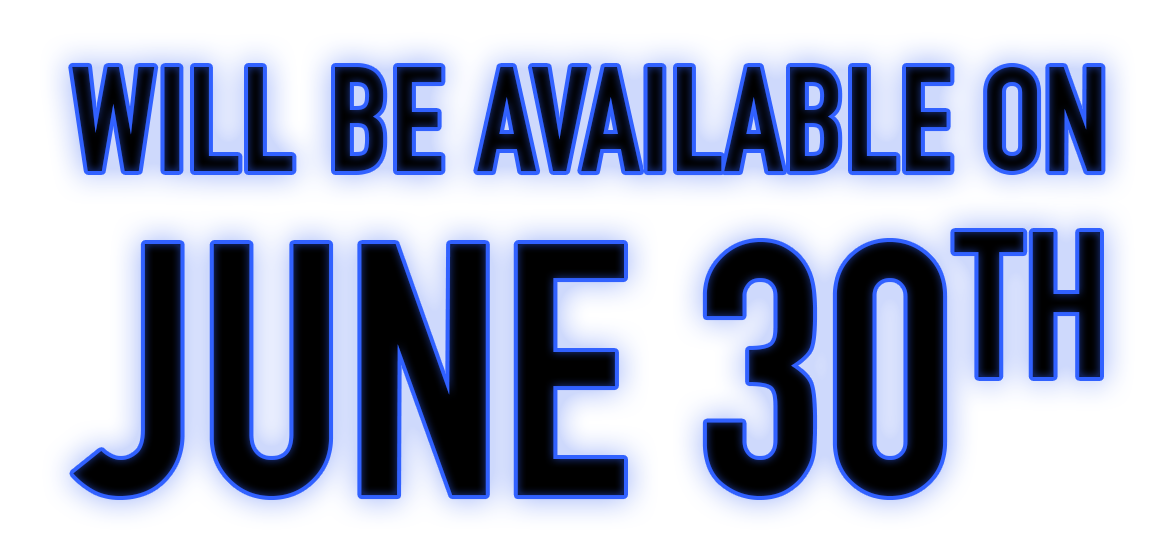
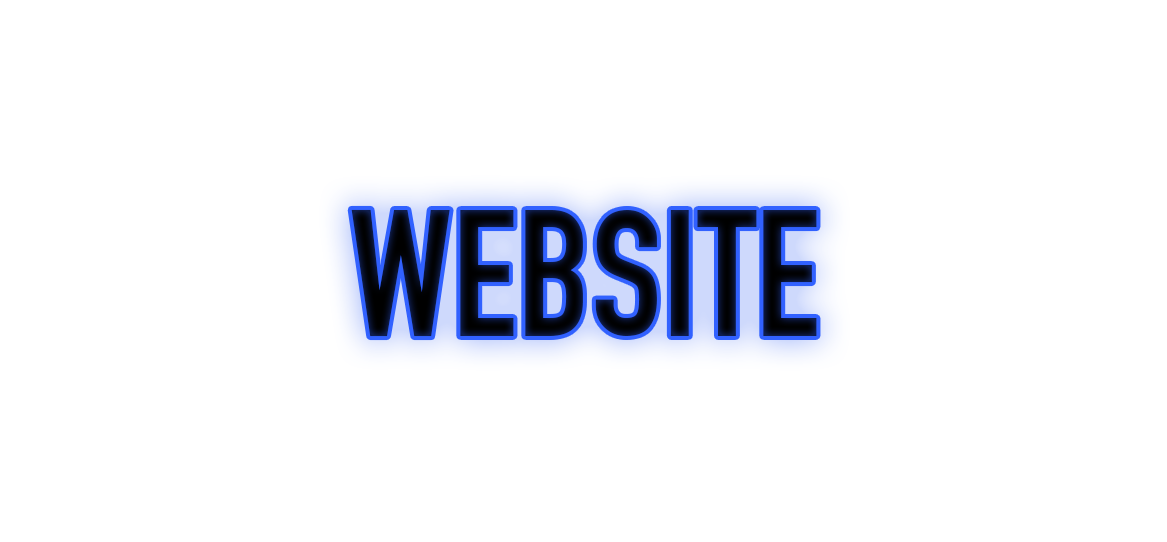
Layer changes from the first 1167×542 image to the second:
removed layer "will be available on" over [72, 66, 1102, 172]
renamed "JUNE 30TH" to "website", painted on it over [73, 209, 1100, 496]
